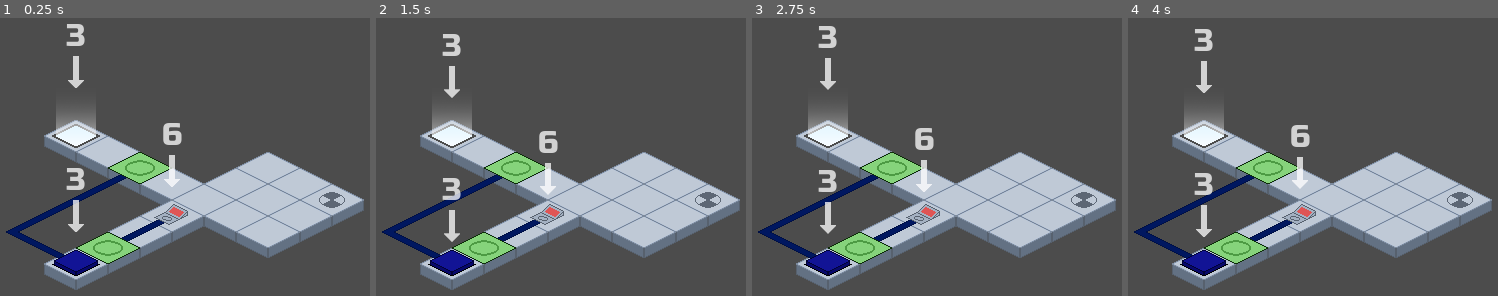
Above: before the commit, frames 1-4 (left to right).
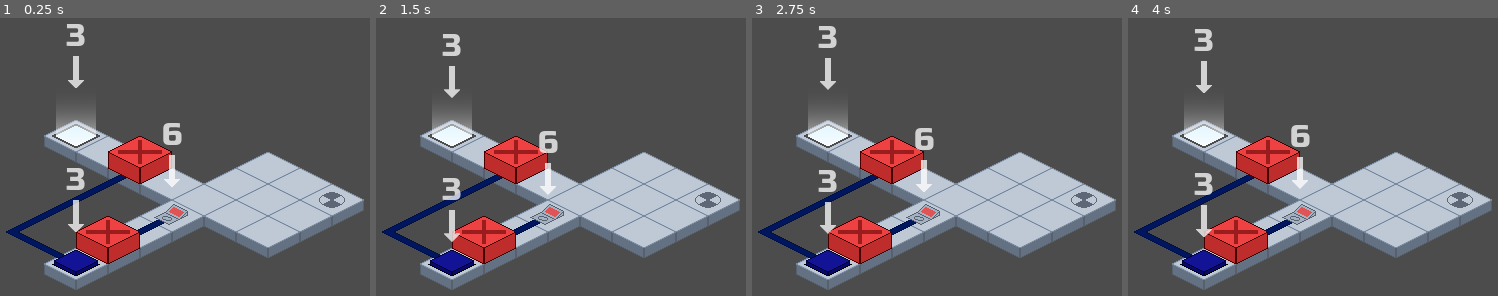
Above: after the commit, the same moments.

Repository: kdreese/gmtk-2022
Game: Godot game, scene res://src/levels/ButtonJailLevel.tscn
The game is run twice, just before and just after one commit, with the same random seed, the same clock (stepped at 60 frames per second) and the same inputs. This scene is started directly instead of the project's main scene.
Inputs:
- Up to frame 1 (0.25 s): no input
- Up to frame 2 (1.5 s): hold D (move_right) 0.53-1.28 s; hold S (move_back) from 1.28 s (still down)
- Up to frame 3 (2.75 s): release S (move_back) at 2.03 s; hold D (move_right) from 2.03 s (still down)
- Up to frame 4 (4 s): release D (move_right) at 2.78 s; hold W (move_forward) 2.78-3.53 s; hold A (move_left) from 3.53 s (still down)

The runs differ from the first frame. In frame 1, 4.1% of the frame differs, in the area x 20-47%, y 42-89%; in frame 2, 4.1%; in frame 3, 4.1%; in frame 4, 4.1%.

Commit message:
Fixed levels.

Diff:
--- a/src/levels/ButtonIntroLevel.gd
+++ b/src/levels/ButtonIntroLevel.gd
@@ -11,6 +11,10 @@
 ]
 
 
+func _ready() -> void:
+	$Gate.init(false)
+
+
 func _on_LevelButton_button_pressed() -> void:
 	$Gate.open()
 	invert_wires(tiles)
--- a/src/levels/ButtonJailLevel.gd
+++ b/src/levels/ButtonJailLevel.gd
@@ -15,6 +15,11 @@
 ]
 
 
+func _ready() -> void:
+	$Gate.init(false)
+	$Gate2.init(false)
+
+
 func _on_Toggle_toggled() -> void:
 	$Gate.toggle()
 	invert_wires(toggle_wires)
--- a/src/levels/ButtonTestLevel.gd
+++ b/src/levels/ButtonTestLevel.gd
@@ -4,6 +4,14 @@
 var button1_wires := [Vector2(10, 2), Vector2(10, 3)]
 var button2_wires := [Vector2(12, 2), Vector2(12, 3)]
 var button3_wires := [Vector2(14, 2), Vector2(14, 3)]
+
+
+func _ready() -> void:
+	$Gate.init(false)
+	$Gate2.init(false)
+	$Gate3.init(false)
+	$Gate4.init(false)
+	$Gate5.init(false)
 
 
 func _on_LevelButton_button_pressed() -> void:
--- a/src/levels/DangerButtonLevel.gd
+++ b/src/levels/DangerButtonLevel.gd
@@ -31,7 +31,9 @@
 
 
 func _ready() -> void:
-	$Gate2.open()
+	$Gate.init(false)
+	$Gate2.init(true)
+	$Gate3.init(false)
 
 
 func _on_LevelButton_button_pressed() -> void:
--- a/src/levels/OptimizationLevel.gd
+++ b/src/levels/OptimizationLevel.gd
@@ -4,6 +4,10 @@
 var wires := [Vector2(12, 1), Vector2(13, 1), Vector2(14, 1), Vector2(15, 1)]
 
 
+func _ready() -> void:
+	$Gate.init(false)
+
+
 func _on_LevelButton_button_pressed() -> void:
 	$Gate.open()
 	invert_wires(wires)
--- a/src/levels/SomeKindaToggleLevel.gd
+++ b/src/levels/SomeKindaToggleLevel.gd
@@ -24,7 +24,10 @@
 
 
 func _ready() -> void:
-	$Gate2.open()
+	$Gate.init(false)
+	$Gate2.init(true)
+	$Gate3.init(false)
+
 
 
 func _on_Toggle_toggled() -> void:
--- a/src/levels/TestLevel.gd
+++ b/src/levels/TestLevel.gd
@@ -12,7 +12,8 @@
 
 
 func _ready() -> void:
-	$Gate2.open()
+	$Gate.init(false)
+	$Gate2.init(true)
 
 
 func _on_LevelButton_button_pressed() -> void:
--- a/src/levels/ToggleIntroLevel.gd
+++ b/src/levels/ToggleIntroLevel.gd
@@ -4,6 +4,10 @@
 var wires := [Vector2(12, 1), Vector2(11, 1), Vector2(11, 0), Vector2(11, -1)]
 
 
+func _ready() -> void:
+	$Gate.init(false)
+
+
 func _on_Toggle_toggled() -> void:
 	$Gate.toggle()
 	invert_wires(wires)
--- a/src/levels/TwoPathsLevel.gd
+++ b/src/levels/TwoPathsLevel.gd
@@ -38,7 +38,10 @@
 
 # Called when the node enters the scene tree for the first time.
 func _ready() -> void:
-	$Gate4.open()
+	$Gate.init(false)
+	$Gate2.init(false)
+	$Gate3.init(false)
+	$Gate4.init(true)
 
 
 func _on_LevelButton_button_pressed() -> void:
--- a/src/objects/Gate.gd
+++ b/src/objects/Gate.gd
@@ -4,6 +4,7 @@
 var tile_map: TileMap
 var grid_coords: Vector2
 
+var is_open: bool
 
 # Called when the node enters the scene tree for the first time.
 func _ready() -> void:
@@ -11,8 +12,18 @@
 	grid_coords = tile_map.world_to_map(position)
 
 
+func init(open: bool = false) -> void:
+	if open:
+		$AnimatedSprite.play("opened")
+		tile_map.set_cellv(grid_coords, tile_map.tile_set.find_tile_by_name("Base"))
+	else:
+		$AnimatedSprite.play("closed")
+	is_open = open
+
+
+
 func update_z_index(player_position: Vector2):
-	if $AnimatedSprite.animation == "closed":
+	if not is_open:
 		if player_position.x > grid_coords.x or player_position.y > grid_coords.y:
 			z_index = 1
 		else:
@@ -22,24 +33,24 @@
 
 
 func open() -> void:
-	if $AnimatedSprite.animation == "open":
+	if is_open:
 		return
 	$AnimatedSprite.play("open")
-	$AnimatedSprite.offset.y += 8
 	tile_map.set_cellv(grid_coords, tile_map.tile_set.find_tile_by_name("Base"))
 	z_index = 1
+	is_open = true
 
 
 func close() -> void:
-	if $AnimatedSprite.animation == "closed":
+	if not is_open:
 		return
-	$AnimatedSprite.play("closed")
-	$AnimatedSprite.offset.y -= 8
+	$AnimatedSprite.play("close")
 	tile_map.set_cellv(grid_coords, -1)
+	is_open = false
 
 
 func toggle() -> void:
-	if $AnimatedSprite.animation == "closed":
+	if not is_open:
 		open()
 	else:
 		close()
--- a/src/objects/Gate.tscn
+++ b/src/objects/Gate.tscn
@@ -17,7 +17,7 @@
 "frames": [ ExtResource( 11 ), ExtResource( 8 ), ExtResource( 9 ), ExtResource( 10 ), ExtResource( 7 ), ExtResource( 6 ), ExtResource( 5 ), ExtResource( 4 ), ExtResource( 1 ) ],
 "loop": false,
 "name": "close",
-"speed": 10.0
+"speed": 20.0
 }, {
 "frames": [ ExtResource( 11 ) ],
 "loop": true,
@@ -30,9 +30,9 @@
 "speed": 5.0
 }, {
 "frames": [ ExtResource( 1 ), ExtResource( 4 ), ExtResource( 5 ), ExtResource( 6 ), ExtResource( 7 ), ExtResource( 10 ), ExtResource( 9 ), ExtResource( 8 ), ExtResource( 11 ) ],
-"loop": true,
+"loop": false,
 "name": "open",
-"speed": 5.0
+"speed": 20.0
 } ]
 
 [node name="Gate" type="Node2D" groups=["Gates"]]
